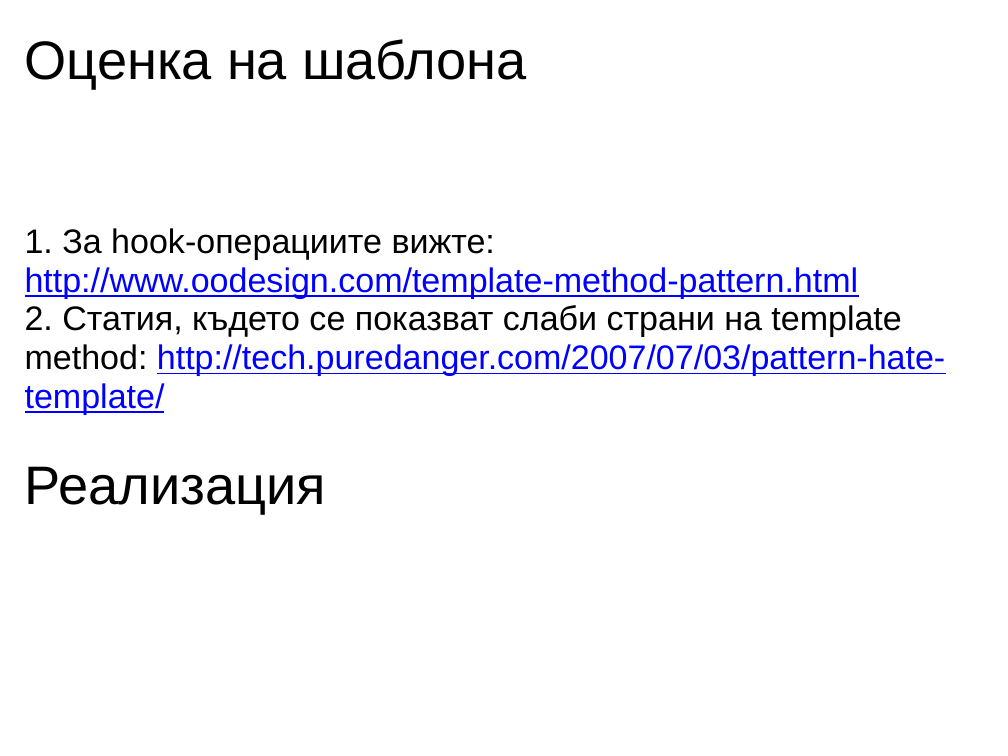
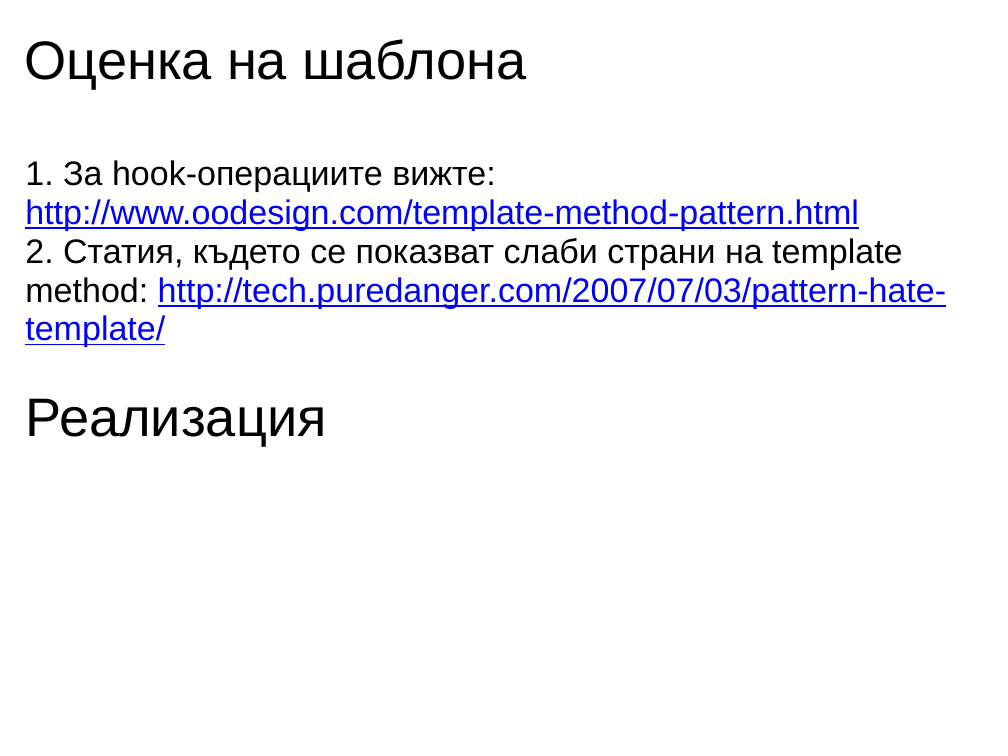
Before and after one commit to uamartins/design-patterns-book, a slide deck: slide 6 of resources/Chapter-27-Template-Method/Chapter-27-Template-Method.ppt. Drawn at 1008x756 pixels with LibreOffice and Linux fonts; fonts in the diff are those of the drawing. Boxes give left, top, right and bottom in pixels: in the first picture for what was removed or moved away, otherwise in the second. Text is boxed around its words. In the diff, an @@ line names an element or a change of style, - is before the commit and + after.

```diff
--- a/resources/Chapter-27-Template-Method/Chapter-27-Template-Method.ppt
+++ b/resources/Chapter-27-Template-Method/Chapter-27-Template-Method.ppt
@@ text "1. За hook-операциите вижте: http://www.oodesign.com/templat ...": place and size @@
-text "1. За hook-операциите вижте: http://www.oodesign.com/templat ..." at <box>25,228,945,514</box>
+text "1. За hook-операциите вижте: http://www.oodesign.com/templat ..." at <box>25,160,946,446</box>
```
Also in this commit, not shown: 5 other slides changed, 1 other file.
